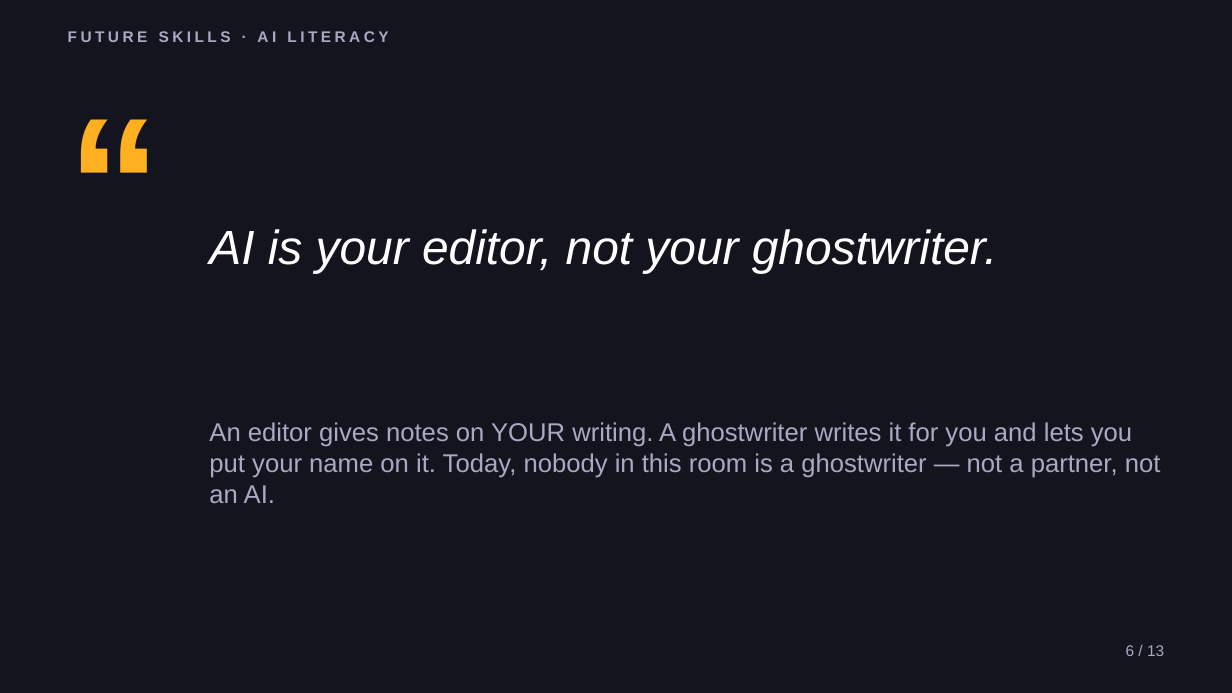
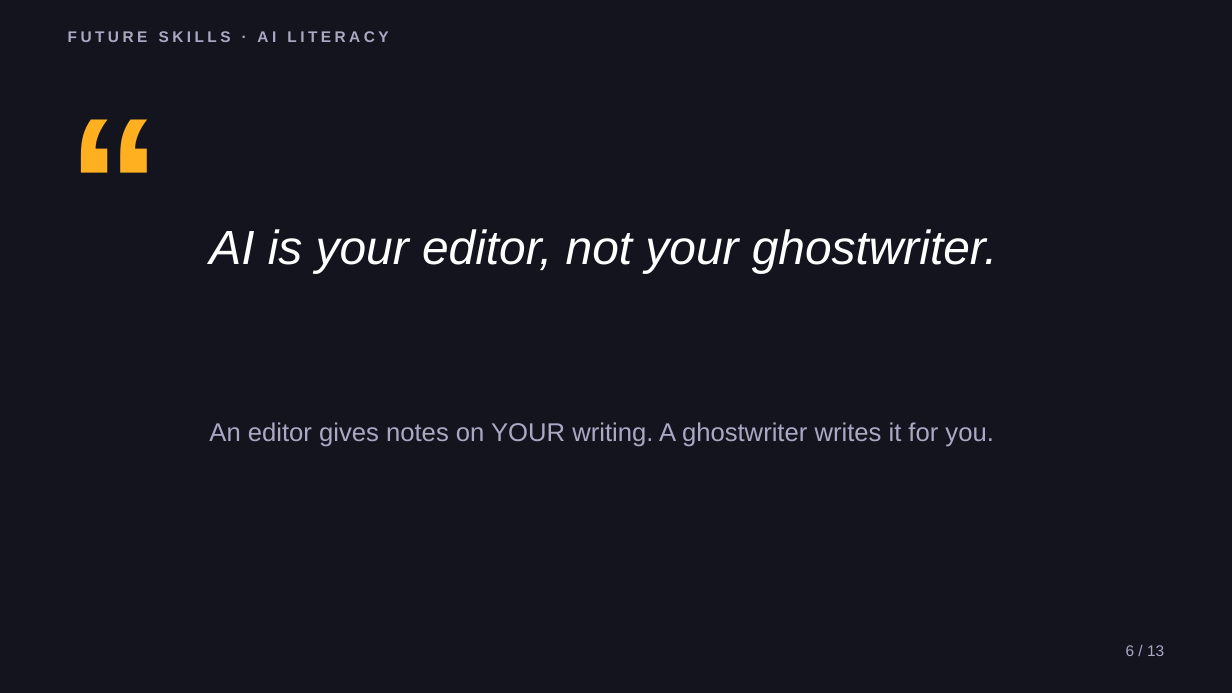
Before and after one commit to phiunit/tptphi, a slide deck: slide 6 of products/ai-taste-file/dist/Teach AI Your Taste - Slides.pptx. Drawn at 1232x693 pixels with LibreOffice and Linux fonts; fonts in the diff are those of the drawing. Boxes give left, top, right and bottom in pixels: in the first picture for what was removed or moved away, otherwise in the second. Text is boxed around its words. In the diff, an @@ line names an element or a change of style, - is before the commit and + after.

```diff
--- a/products/ai-taste-file/dist/Teach AI Your Taste - Slides.pptx
+++ b/products/ai-taste-file/dist/Teach AI Your Taste - Slides.pptx
@@ text at box(209, 422, 993, 447): text changed @@
-An editor gives notes on YOUR writing. A ghostwriter writes it for you and lets you put your name on it. Today, nobody in this room is a ghostwriter — not a partner, not an AI.
+An editor gives notes on YOUR writing. A ghostwriter writes it for you.
```
Also in this commit, not shown: 3 other slides changed, 46 other files.
